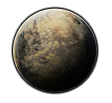
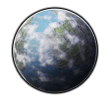
Layer changes from the first (112, 103) image to the second:
added layer "Layer 22" (overlay) in group "Plant" over [13, 8, 97, 93]
hid "Layer 20" over [13, 8, 97, 93]
